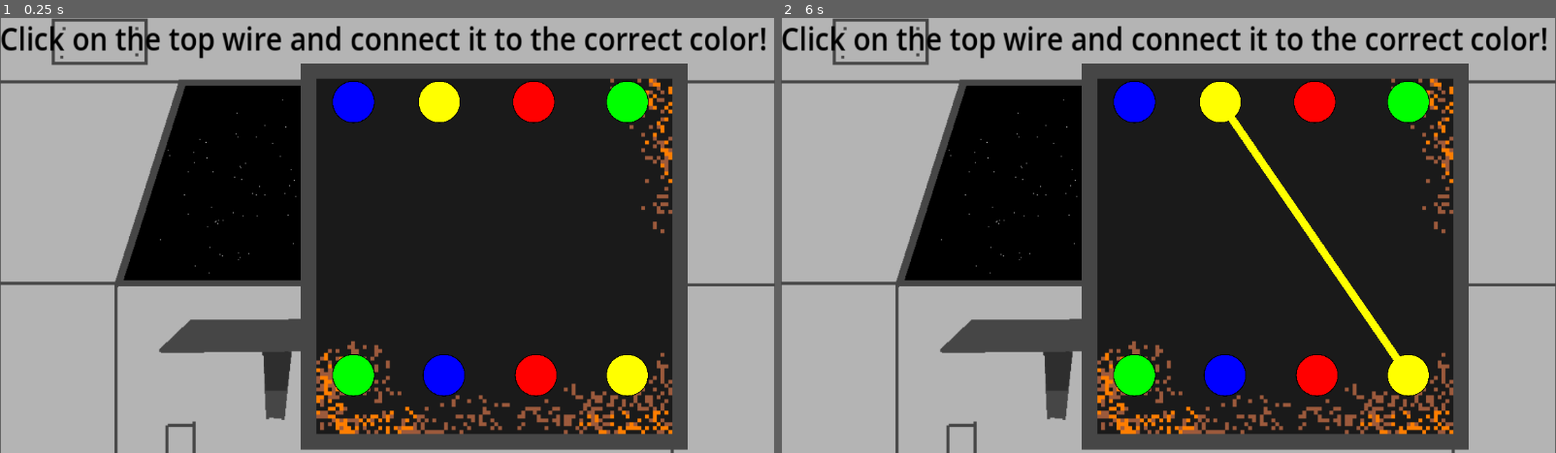
Above: before the commit, frames 1-2 (left to right).
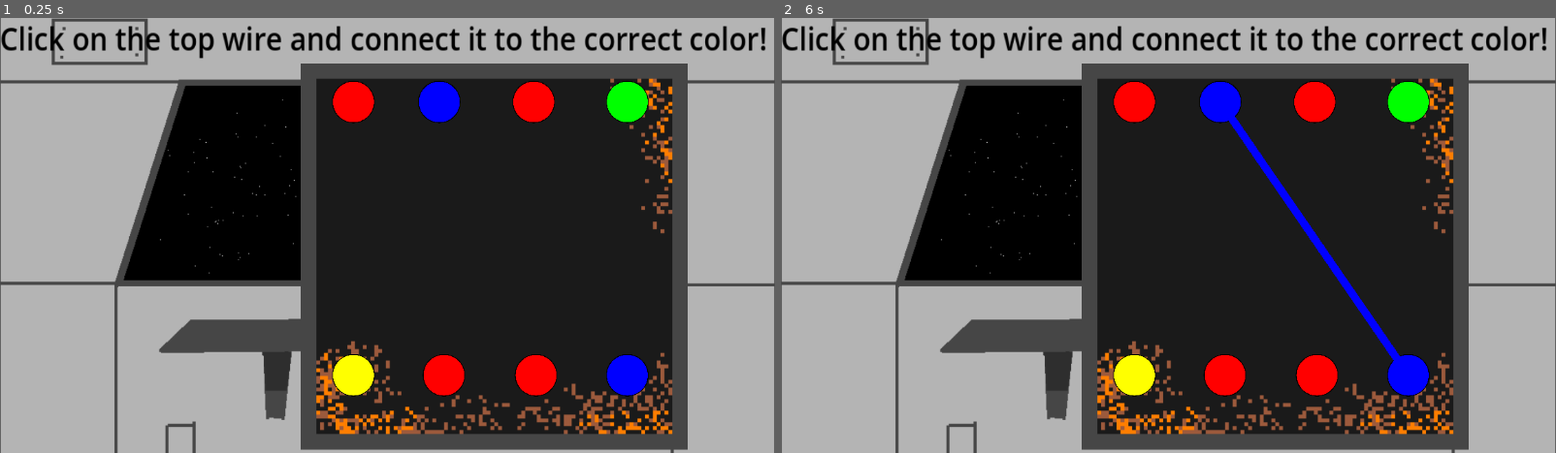
Above: after the commit, the same moments.

Repository: Lambda-Nabla/orbit-newton
Game: Godot game, scene res://scenes/wires_minigame.tscn
Two runs of this game, one before a commit and one after it. Both use one fixed random seed, a clock stepped at 60 frames per second and the inputs below. This scene is started directly instead of the project's main scene.
Inputs (mouse positions are in pixels of both pictures, inside the frame that each line leads up to):
- Up to frame 1 (0.25 s): no input
- Up to frame 2 (6 s): tap Enter at 0.5, 2, 3.5 s; move the mouse to (1408, 100) at 0.52 s; hold D (right) 0.53-1.28 s; click (1408, 100) at 0.67 s; tap Space at 1.25, 2.75, 4.25 s; move the mouse to (1137, 100) at 1.27 s; hold S (down) 1.28-2.03 s; click (1137, 100) at 1.42 s; move the mouse to (1315, 100) at 2.02 s; hold D (right) 2.03-2.78 s; click (1315, 100) at 2.17 s; move the mouse to (1222, 100) at 2.77 s; hold W (up) 2.78-3.53 s; click (1222, 100) at 2.92 s; move the mouse to (1137, 374) at 3.52 s; hold A (left) 3.53-5.03 s; click (1137, 374) at 3.67 s; move the mouse to (1222, 374) at 4.27 s; click (1222, 374) at 4.42 s; move the mouse to (1315, 374) at 5.02 s; hold S (down) 5.03-5.78 s; click (1315, 374) at 5.17 s; move the mouse to (1408, 374) at 5.77 s; hold D (right) from 5.78 s (still down); click (1408, 374) at 5.92 s

The runs differ from the first frame. In frame 1, 2.0% of the frame differs, in the area x 42-84%, y 14-87%; in frame 2, 2.7%.

Commit message:
Broken random wire minigame
RAAAHHHHHHHHH

Diff:
--- a/scripts/Wires.gd
+++ b/scripts/Wires.gd
@@ -1,6 +1,7 @@
 extends Node2D
 
 var minigameServer
+var rng = RandomNumberGenerator.new()
 
 enum colors {green,blue,red,yellow}
 var selectedColor
@@ -9,6 +10,9 @@
 
 var wire1pos = Vector2.ZERO
 var wire2pos = Vector2.ZERO
+
+var input = []
+var output = []
 
 func _ready():
 	minigameServer = get_node("/root/MinigameServer")
@@ -25,6 +29,34 @@
 		if temp == true:
 			victory = true
 	pass
+
+func _assignColorInput():
+	input.append(get_node("Inputs"))
+	input.append(get_node("Inputs2"))
+	input.append(get_node("Inputs3"))
+	input.append(get_node("Inputs4"))
+
+	output.append(get_node("Outputs"))
+	output.append(get_node("Outputs2"))
+	output.append(get_node("Outputs3"))
+	output.append(get_node("Outputs4"))
+
+	for i in 4:
+		var temp = rng.randi_range(0, 3)
+		match temp:
+			0:
+				input[i].color = colors.green
+				output[i].color = colors.green
+			1:
+				input[i].color = colors.blue
+				output[i].color = colors.blue
+			2:
+				input[i].color = colors.red
+				output[i].color = colors.red
+			3:
+				input[i].color = colors.yellow
+				output[i].color = colors.yellow
+		pass
 
 func _updateColor(color, pos):
 	wire1pos = pos
--- a/scripts/inputWire.gd
+++ b/scripts/inputWire.gd
@@ -5,7 +5,9 @@
 var mainScript
 
 func _ready():
+
 	mainScript = get_node("../")
+	mainScript._assignColorInput()
 	match color:
 		colors.green:
 			get_node("Sprite2D").modulate = Color(0,1,0)
--- a/scripts/minigameServer.gd
+++ b/scripts/minigameServer.gd
@@ -7,8 +7,8 @@
 # Called when the node enters the scene tree for the first time.
 func _ready():
 	minigames.append("res://scenes/wires_minigame.tscn")
-	minigames.append("res://scenes/terminal minigame.tscn")
-	minigames.append("res://scenes/pressureminigame.tscn")
+	#minigames.append("res://scenes/terminal minigame.tscn")
+	#minigames.append("res://scenes/pressureminigame.tscn")
 	score = 0
 
 func serve_minigame():
--- a/scripts/termini.gd
+++ b/scripts/termini.gd
@@ -6,7 +6,7 @@
 var rng = RandomNumberGenerator.new()
 
 var texts = ["calculate_gravity(velocity)", "flush_toilets(toilet0)", "fix_that_dang_bug(245)",
-"eat_good_fish(swordfish)"]
+"eat_good_fish(swordfish)", "collect_planet_data()", "broadcast_signal_km(10000)"]
 
 var lineNode
 var label
@@ -15,7 +15,7 @@
 
 # Called when the node enters the scene tree for the first time.
 func _ready():
-	var temp = rng.randf_range(0, 3)
+	var temp = rng.randi_range(0, 5)
 	copyText = texts[temp]
 	lineNode = get_node("VSplitContainer/LineEdit")
 	label = get_node("VSplitContainer/Label")
